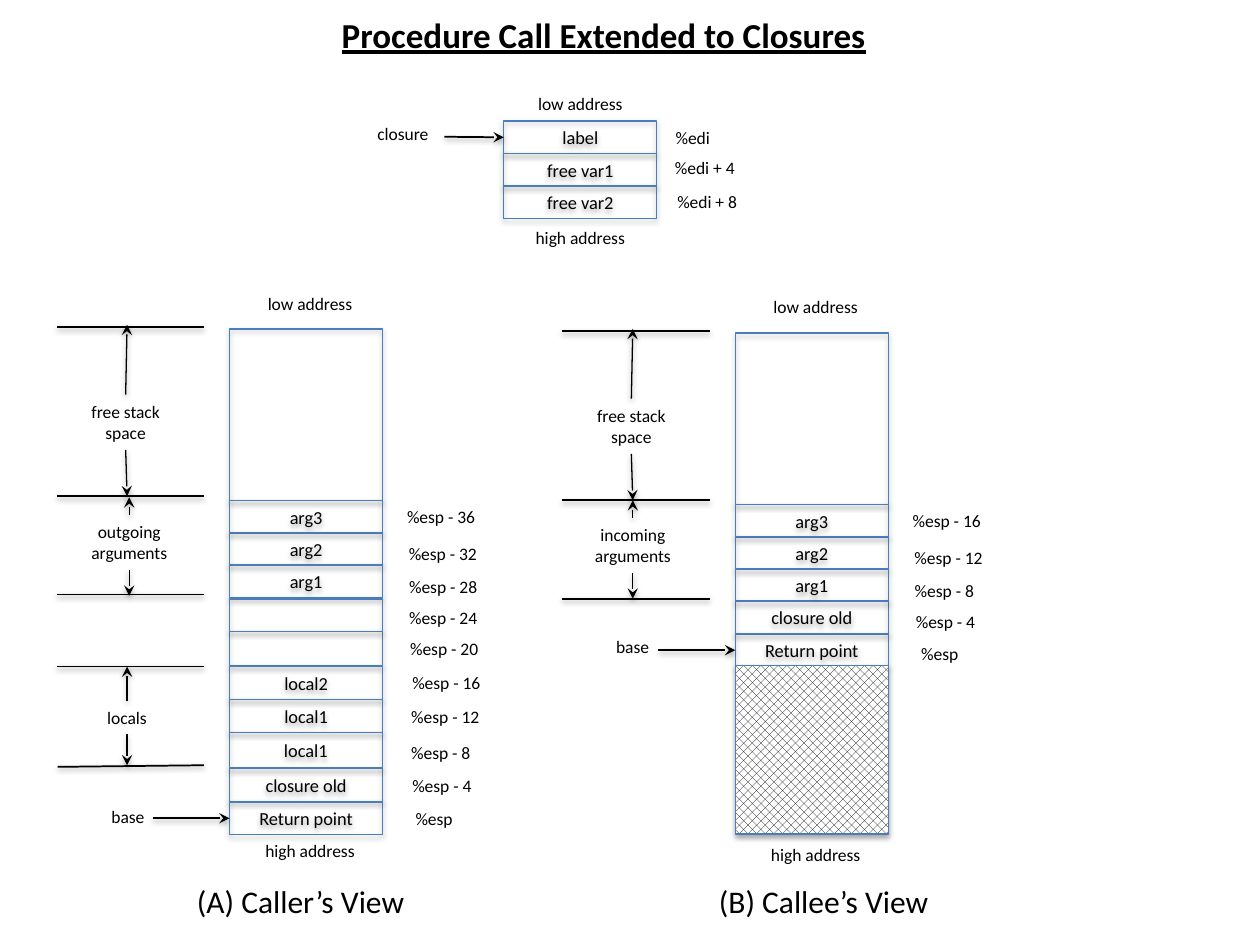
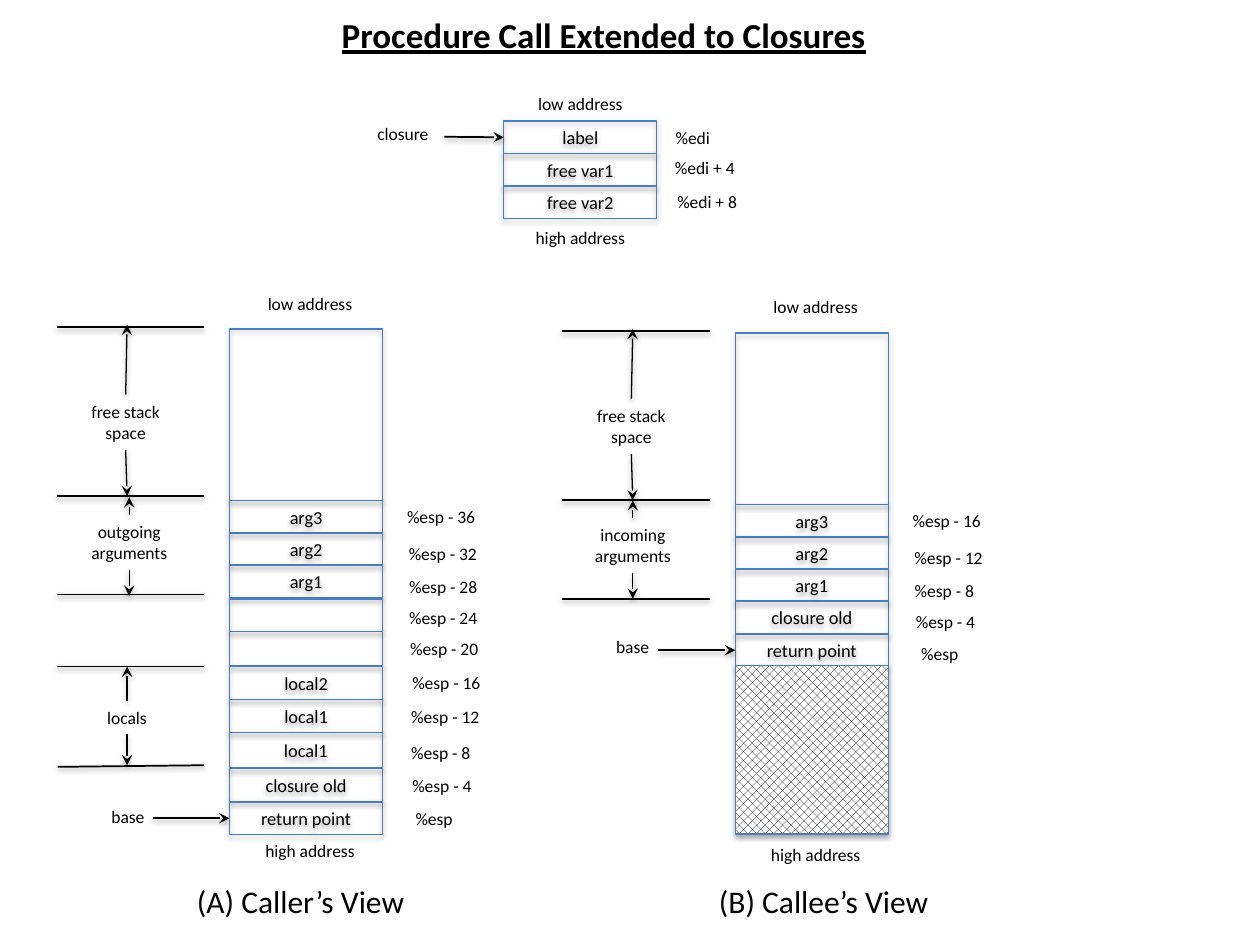
Before and after one commit to markcornwell/pilar, a slide deck: slide 9 of doc/Pilar.pptx (slide 4 before the commit). Drawn at 1260x945 pixels with LibreOffice and Linux fonts; fonts in the diff are those of the drawing. Boxes give left, top, right and bottom in pixels: in the first picture for what was removed or moved away, otherwise in the second. Text is boxed around its words. In the diff, an @@ line names an element or a change of style, - is before the commit and + after.

Commit message:
starting in on code for in-place closures
Combining the code for code and closure into a single closure form.
More commends documenting the IL.  Not running yet — just syncing in
work in progress.  Code will be shorter and simpler this way, not to
mention correct.

```diff
--- a/doc/Pilar.pptx
+++ b/doc/Pilar.pptx
@@ text in rectangle at <box>767,644,857,660</box>: text changed @@
-Return point
+return point
@@ text in rectangle at <box>261,812,351,828</box>: text changed @@
-Return point
+return point
```
Also in this commit, not shown: 9 slides added, 4 other files.
